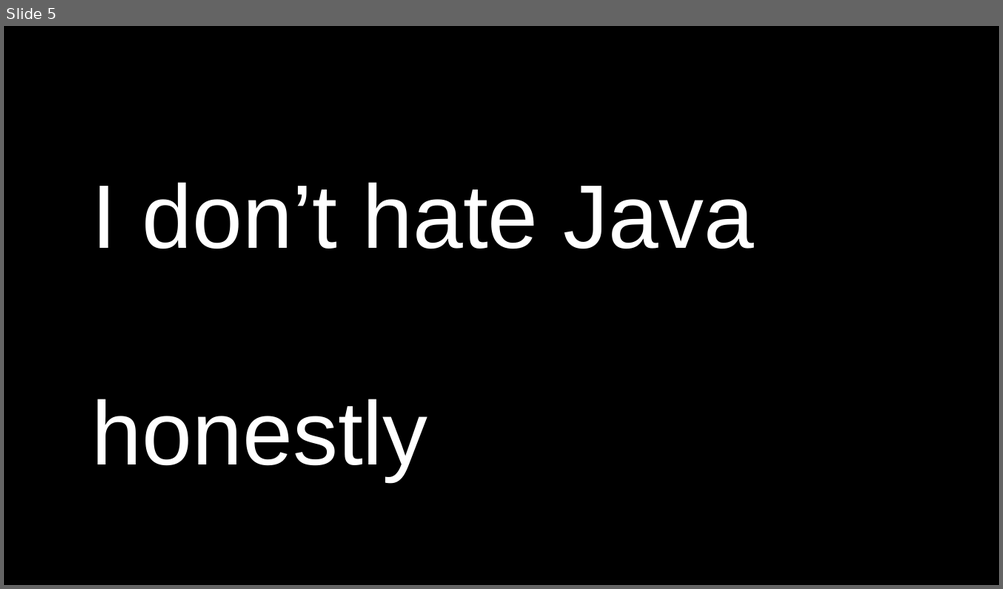
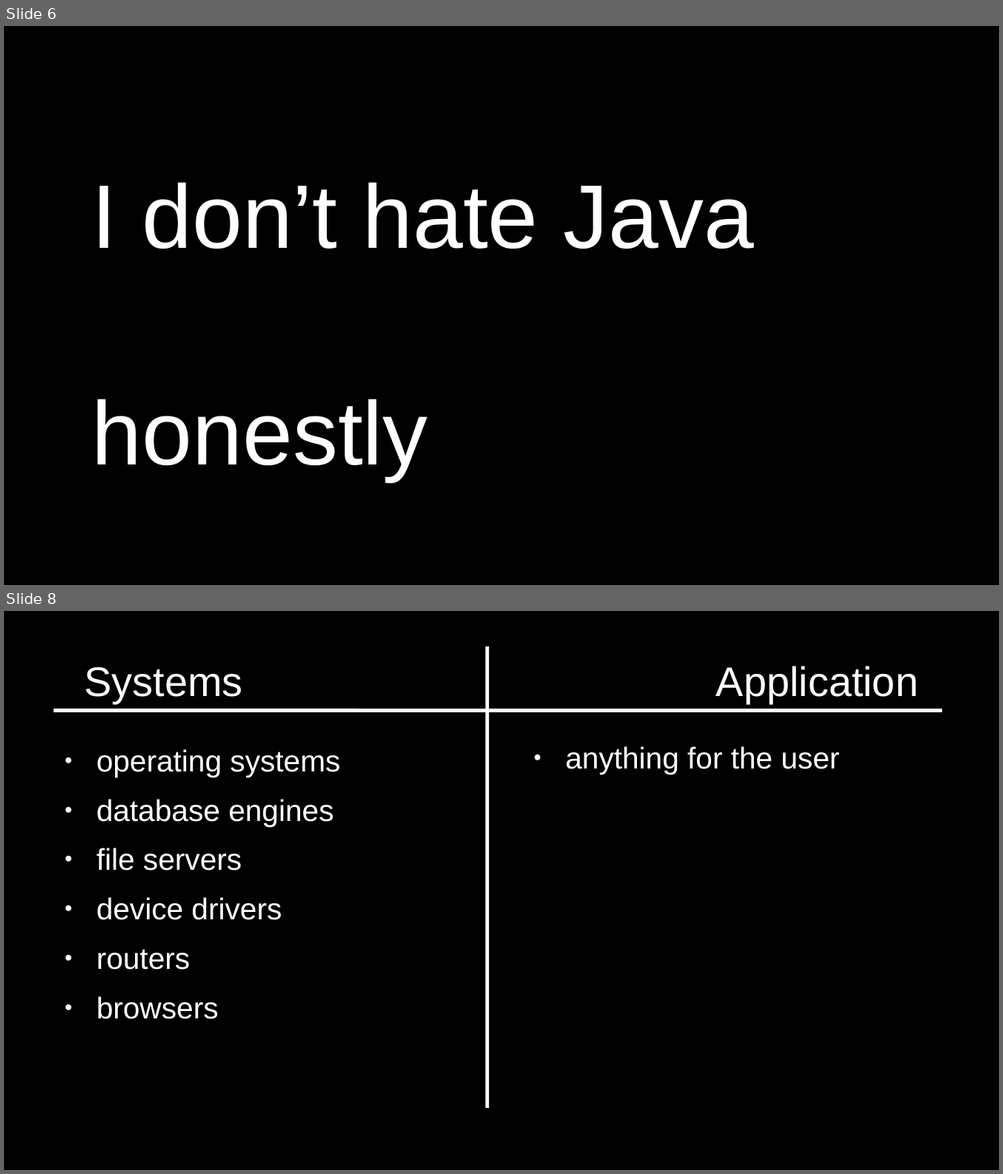
Before and after one commit to numical/jsacademy, a slide deck: session1/Talk1.odp. Shown one above the other, each under a label of ours: slide 5 before the commit, slides 6 and 8 after it; the slides between them are not shown. The pictures are 1003x589 and 1003x1174 pixels, drawn with LibreOffice and Linux fonts; fonts in the diff are those of the drawing. Boxes give left, top, right and bottom in pixels: in the first picture for what was removed or moved away, otherwise in the second. Text is boxed around its words. In the diff, an @@ line names an element or a change of style, - is before the commit and + after.

```diff
--- a/session1/Talk1.odp
+++ b/session1/Talk1.odp
@@ slide 8 added at <box>4,611,999,1170</box>, background #000000 @@
@@ line added from (486, 647) to (486, 1108), #FFFFFF 2.83 pt @@
@@ title added at <box>85,666,918,703</box>, 33 pt, text #FFFFFF @@
+Systems Application
@@ line added from (54, 710) to (942, 710), #FFFFFF 2.83 pt @@
@@ text added at <box>96,749,340,1019</box>, 24 pt, text #FFFFFF @@
+● operating systems
+● database engines
+● file servers
+● device drivers
+● routers
+● browsers
@@ text added at <box>565,746,839,775</box>, 24 pt, text #FFFFFF @@
+● anything for the user
@@ what was slide 5 is now slide 6 @@
```
Also in this commit, not shown: 5 slides changed, 17 other slides added, 2 other files.
